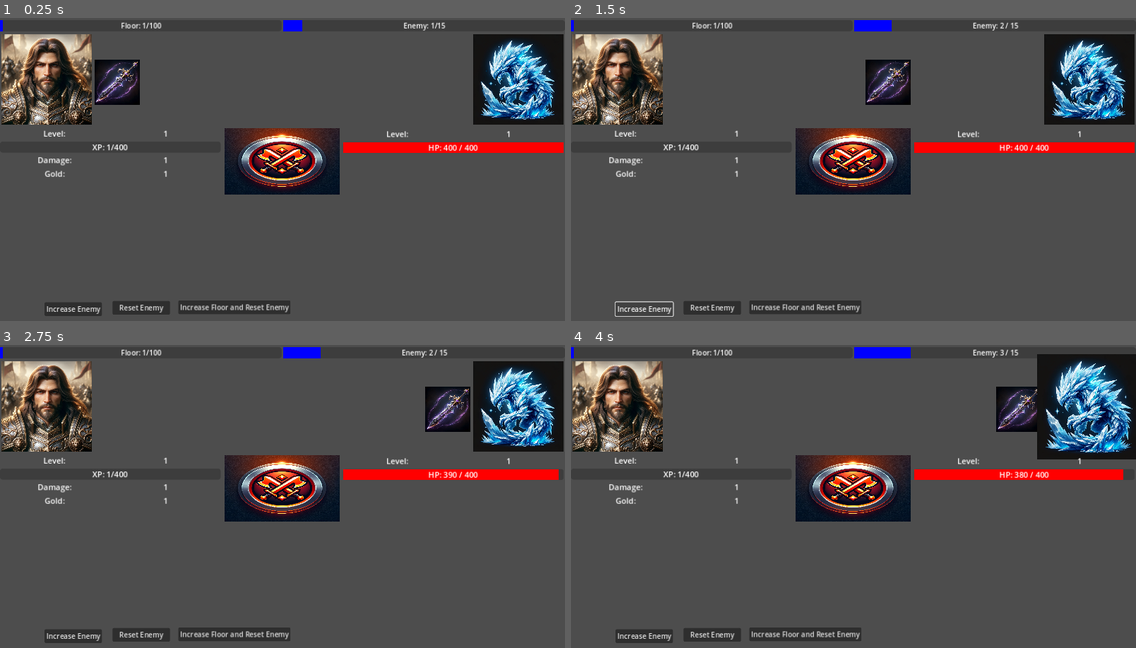
Above: before the commit, frames 1-4 (two rows, left to right).
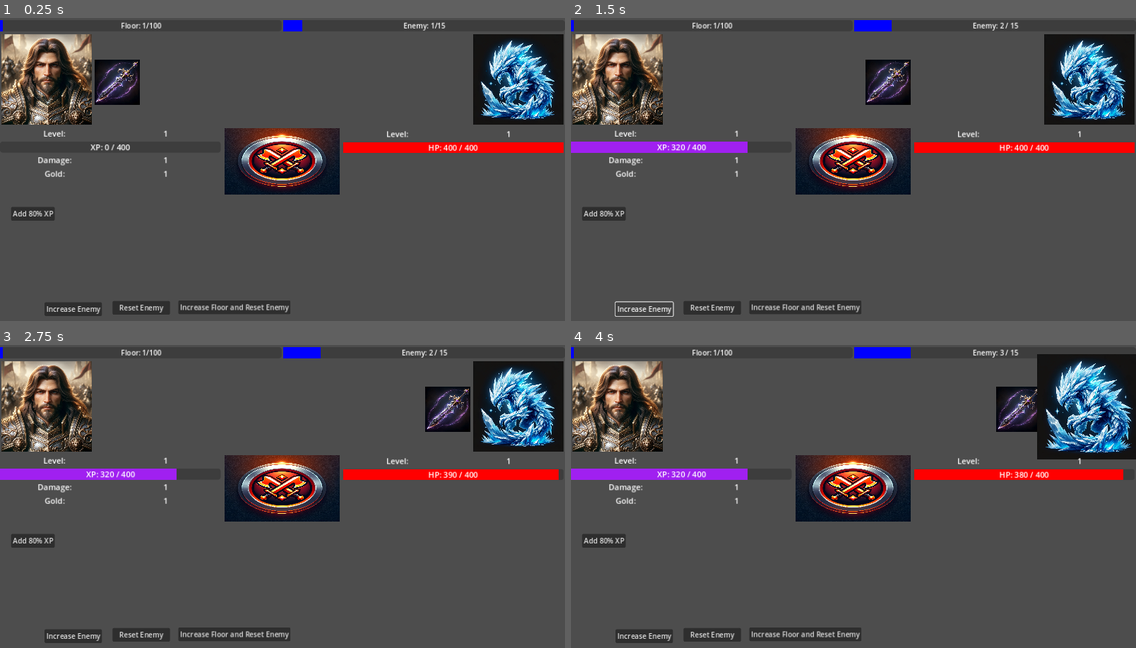
Above: after the commit, the same moments.

Repository: Pepice23/ClimbTheTower
Game: Godot game, scene res://scenes/main/main.tscn
The game is run twice, just before and just after one commit, with the same random seed, the same clock (stepped at 60 frames per second) and the same inputs. The project has no main scene, so this scene is started directly.
Inputs (mouse positions are in pixels of both pictures, inside the frame that each line leads up to):
- Up to frame 1 (0.25 s): no input
- Up to frame 2 (1.5 s): click (604, 214) at 0.5 s, where only the run after the commit has a clickable "Add 80% XP"; click "Increase Enemy" at 1.25 s
- Up to frame 3 (2.75 s): click (282, 487) at 2 s
- Up to frame 4 (4 s): click "Increase Enemy" at 2.75 s; click (853, 487) at 3.5 s

The runs differ from the first frame. In frame 1, 0.4% of the frame differs, in the area x 2-23%, y 41-67%; in frame 2, 1.5%, in the area x 0-32%, y 40-67%; in frame 3, 1.5%; in frame 4, 1.5%.

Commit message:
Implemented player_xp

Diff:
--- a/autoloads/player_data.gd
+++ b/autoloads/player_data.gd
@@ -5,12 +5,19 @@
 var floor_max = 100
 var enemy_max = 15
 var player_damage = 10
+var player_level = 1
+var player_current_xp = 0
+var player_max_xp = 400
+var player_gold = 0
 
 signal change_current_enemy
 signal change_current_floor
 signal show_boss_timer
 signal change_enemy_level
 signal change_enemy_health
+signal change_player_current_xp
+signal change_player_max_xp
+signal change_player_level
 
 # Called when the node enters the scene tree for the first time.
 func _ready():
@@ -36,3 +43,22 @@
 	if EnemyData.enemy_current_hp >= player_damage:
 		EnemyData.enemy_current_hp -= player_damage
 		emit_signal("change_enemy_health")
+
+func increase_current_xp(percent=80):
+	player_current_xp += percent / 100.0 * player_max_xp
+	print(player_current_xp)
+	check_and_level_up()
+	emit_signal("change_player_current_xp")
+
+func calculate_new_max_xp():
+	player_max_xp *= 1.15
+	player_max_xp = int(player_max_xp)
+	emit_signal("change_player_max_xp")
+
+func check_and_level_up():
+	if player_current_xp >= player_max_xp:
+		player_current_xp -= player_max_xp
+		emit_signal("change_player_current_xp")
+		player_level += 1
+		emit_signal("change_player_level")
+		calculate_new_max_xp()
--- a/scenes/main/main.gd
+++ b/scenes/main/main.gd
@@ -20,3 +20,6 @@
 
 func _on_attack_button_pressed():
 	PlayerData.player_manual_attack()
+
+func _on_add_xp_pressed():
+	PlayerData.increase_current_xp(80)
--- a/scenes/main/main.tscn
+++ b/scenes/main/main.tscn
@@ -59,8 +59,17 @@
 ignore_texture_size = true
 stretch_mode = 0
 
+[node name="AddXP" type="Button" parent="."]
+offset_left = 25.0
+offset_top = 428.0
+offset_right = 124.0
+offset_bottom = 459.0
+text = "Add 80% XP
+"
+
 [connection signal="pressed" from="IncreaseEnemy" to="." method="_on_increase_enemy_pressed"]
 [connection signal="pressed" from="ResetEnemy" to="." method="_on_reset_enemy_pressed"]
 [connection signal="pressed" from="IncFloorResEnemy" to="." method="_on_inc_floor_res_enemy_pressed"]
 [connection signal="timeout" from="AttackTimer" to="." method="_on_attack_timer_timeout"]
 [connection signal="pressed" from="AttackButton" to="." method="_on_attack_button_pressed"]
+[connection signal="pressed" from="AddXP" to="." method="_on_add_xp_pressed"]
--- /dev/null
+++ b/scenes/player_stat_display/player_stat_display.gd
@@ -0,0 +1,43 @@
+extends VBoxContainer
+
+@onready var player_level_text = $HBoxContainer/LevelText
+@onready var xp_progress_bar = $XPProgressBar
+@onready var xp_progress_bar_text = $XPProgressBar/XPProgressBarLabel
+@onready var damage_text = $HBoxContainer2/DamageText
+@onready var gold_text = $HBoxContainer3/GoldText
+
+# Called when the node enters the scene tree for the first time.
+func _ready():
+	set_defaults()
+	PlayerData.connect("change_player_level", player_level_update)
+	PlayerData.connect("change_player_current_xp", update_current_xp_progress)
+	PlayerData.connect("change_player_max_xp", update_max_xp_progress)
+
+func player_level_update():
+	player_level_text.text = str(PlayerData.player_level)
+
+func set_progress_fill_color():
+	var style_box_xp = StyleBoxFlat.new()
+	style_box_xp.bg_color = Color.PURPLE
+	xp_progress_bar.add_theme_stylebox_override("fill", style_box_xp)
+
+func set_defaults():
+	set_progress_fill_color()
+	xp_progress_bar.value = PlayerData.player_current_xp
+	xp_progress_bar.max_value = PlayerData.player_max_xp
+	update_current_xp_progress()
+	update_max_xp_progress()
+
+func update_current_xp_progress():
+	xp_progress_bar.value = PlayerData.player_current_xp
+	xp_progress_bar_text.text = "XP: %s / %s" % [Helpers.format_number(PlayerData.player_current_xp), Helpers.format_number(PlayerData.player_max_xp)]
+
+func update_max_xp_progress():
+	xp_progress_bar.max_value = PlayerData.player_max_xp
+	xp_progress_bar_text.text = "XP: %s / %s" % [Helpers.format_number(PlayerData.player_current_xp), Helpers.format_number(PlayerData.player_max_xp)]
+
+func update_damage_text():
+	damage_text.text = "Damage: %s" % [Helpers.format_number(PlayerData.player_damage)]
+
+func update_gold_text():
+	gold_text.text = "Gold: %s" % [Helpers.format_number(PlayerData.player_gold)]
--- a/scenes/player_stat_display/player_stat_display.tscn
+++ b/scenes/player_stat_display/player_stat_display.tscn
@@ -1,4 +1,6 @@
-[gd_scene format=3 uid="uid://bj3sg4vfg7xas"]
+[gd_scene load_steps=2 format=3 uid="uid://bj3sg4vfg7xas"]
+
+[ext_resource type="Script" path="res://scenes/player_stat_display/player_stat_display.gd" id="1_6wqfp"]
 
 [node name="PlayerStatDisplay" type="VBoxContainer"]
 anchors_preset = -1
@@ -7,6 +9,7 @@
 offset_bottom = -570.0
 grow_horizontal = 2
 grow_vertical = 2
+script = ExtResource("1_6wqfp")
 
 [node name="HBoxContainer" type="HBoxContainer" parent="."]
 layout_mode = 2
